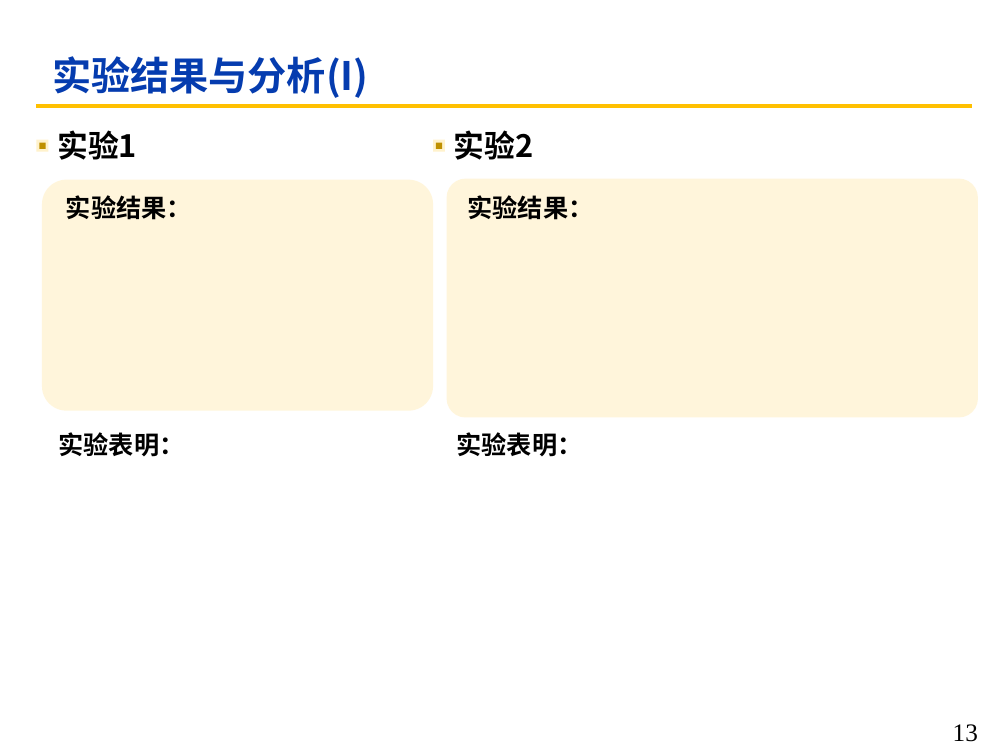
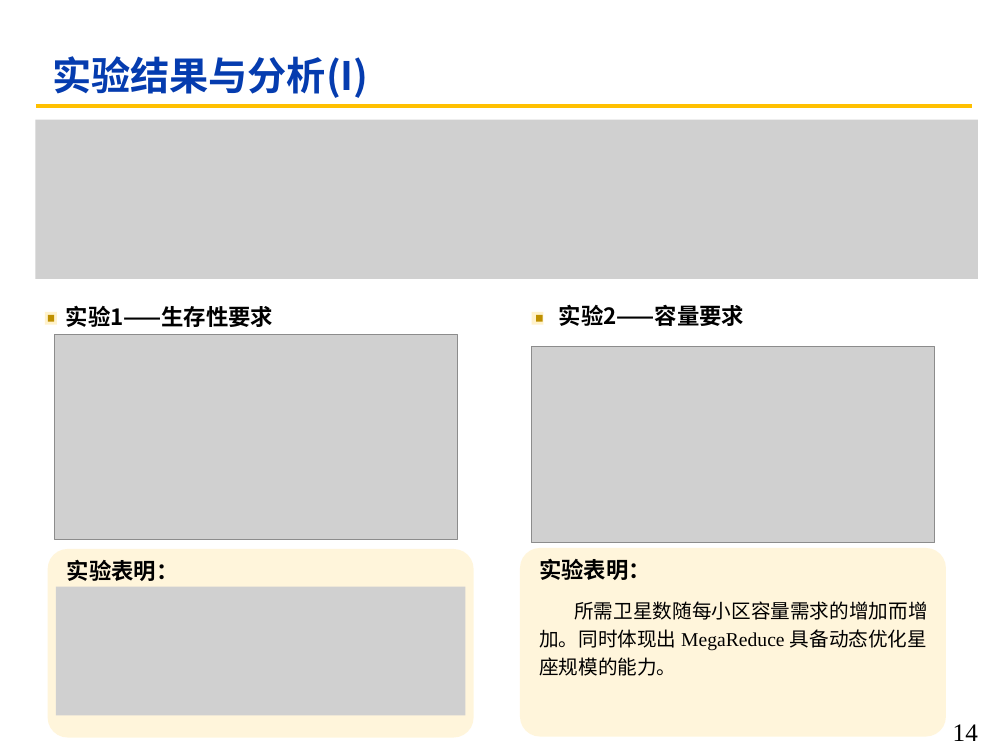
Before and after one commit to cyanbird811/ANTL_papers, a slide deck: slide 14 of 互联网络的设计_汇报/卫星/SPLD/PPT.pptx (slide 13 before the commit). Drawn at 1008x756 pixels with LibreOffice and Linux fonts; fonts in the diff are those of the drawing; grey boxes stand for pictures. Boxes give left, top, right and bottom in pixels: in the first picture for what was removed or moved away, otherwise in the second. Text is boxed around its words. In the diff, an @@ line names an element or a change of style, - is before the commit and + after.

Commit message:
20261019

```diff
--- a/互联网络的设计_汇报/卫星/SPLD/PPT.pptx
+++ b/互联网络的设计_汇报/卫星/SPLD/PPT.pptx
@@ picture added at bbox=[35, 120, 978, 279] @@
@@ rounded rectangle removed at bbox=[447, 178, 978, 417] @@
@@ text removed at bbox=[66, 195, 192, 220] @@
-实验结果：
@@ text removed at bbox=[468, 195, 594, 220] @@
-实验结果：
@@ rectangle: place and size @@
-rectangle at bbox=[36, 140, 48, 152]
+rectangle at bbox=[45, 311, 57, 325]
@@ rectangle: place and size @@
-rectangle at bbox=[39, 142, 45, 148]
+rectangle at bbox=[47, 314, 53, 322]
@@ text at bbox=[66, 305, 274, 327]: text changed; size 22 to 16 pt @@
-实验1
+实验1——生存性要求
@@ rectangle: place and size @@
-rectangle at bbox=[433, 140, 446, 152]
+rectangle at bbox=[531, 311, 543, 325]
@@ rectangle: place and size @@
-rectangle at bbox=[435, 142, 442, 148]
+rectangle at bbox=[536, 314, 542, 322]
@@ text at bbox=[559, 304, 744, 326]: text changed; size 22 to 16 pt @@
-实验2
+实验2——容量要求
@@ picture added at bbox=[54, 335, 458, 540] @@
@@ picture added at bbox=[531, 346, 934, 542] @@
@@ rounded rectangle: place and size @@
-rounded rectangle at bbox=[42, 179, 433, 410]
+rounded rectangle at bbox=[47, 549, 474, 738]
@@ text "实验表明：": place and size @@
-text "实验表明：" at bbox=[58, 432, 184, 457]
+text "实验表明：" at bbox=[67, 559, 179, 581]
@@ text "实验表明：" at bbox=[67, 559, 179, 581]: size 18 to 16 pt @@
@@ rounded rectangle added at bbox=[520, 548, 947, 737], fill #FFF2CC at 70% opacity @@
@@ text "实验表明：" at bbox=[539, 558, 651, 580]: size 18 to 16 pt @@
@@ text "实验表明：": place and size @@
-text "实验表明：" at bbox=[457, 432, 583, 457]
+text "实验表明：" at bbox=[539, 558, 651, 580]
@@ picture added at bbox=[55, 587, 465, 716] @@
@@ text added at bbox=[539, 601, 927, 676], 14 pt, text #000000 @@
+所需卫星数随每小区容量需求的增加而增加。同时体现出 MegaReduce 具备动态优化星座规模的能力。
@@ page number at bbox=[953, 724, 978, 741]: text changed @@
-13
+14
```
Also in this commit, not shown: 5 other slides changed, 1 slide added, 1 slide removed.
